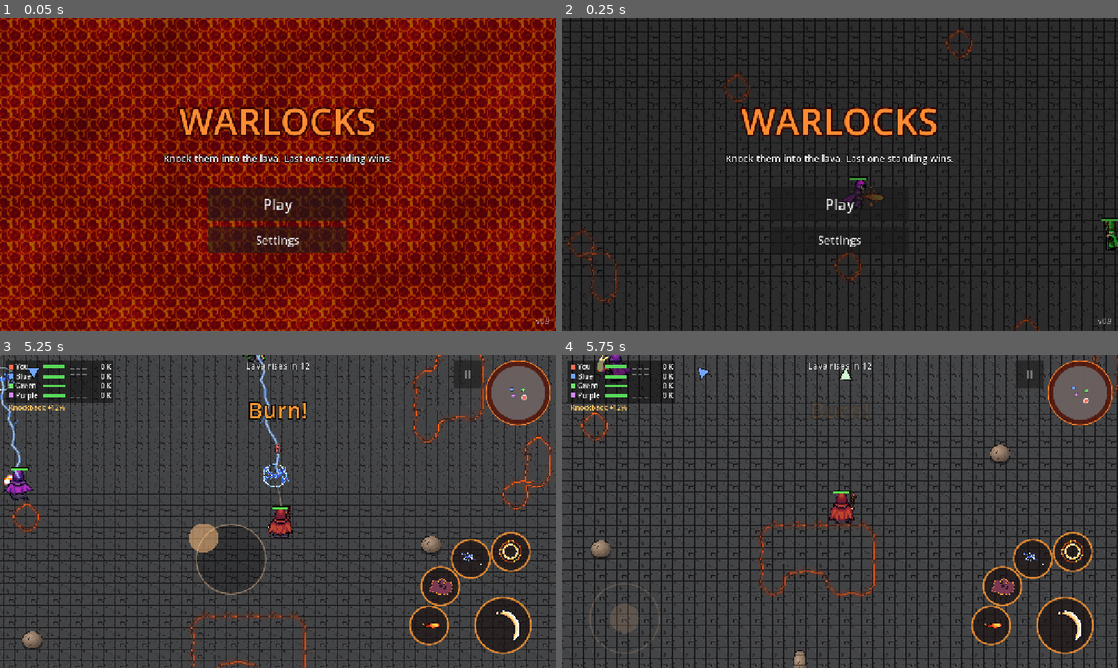
Above: before the commit, frames 1-4 (two rows, left to right).
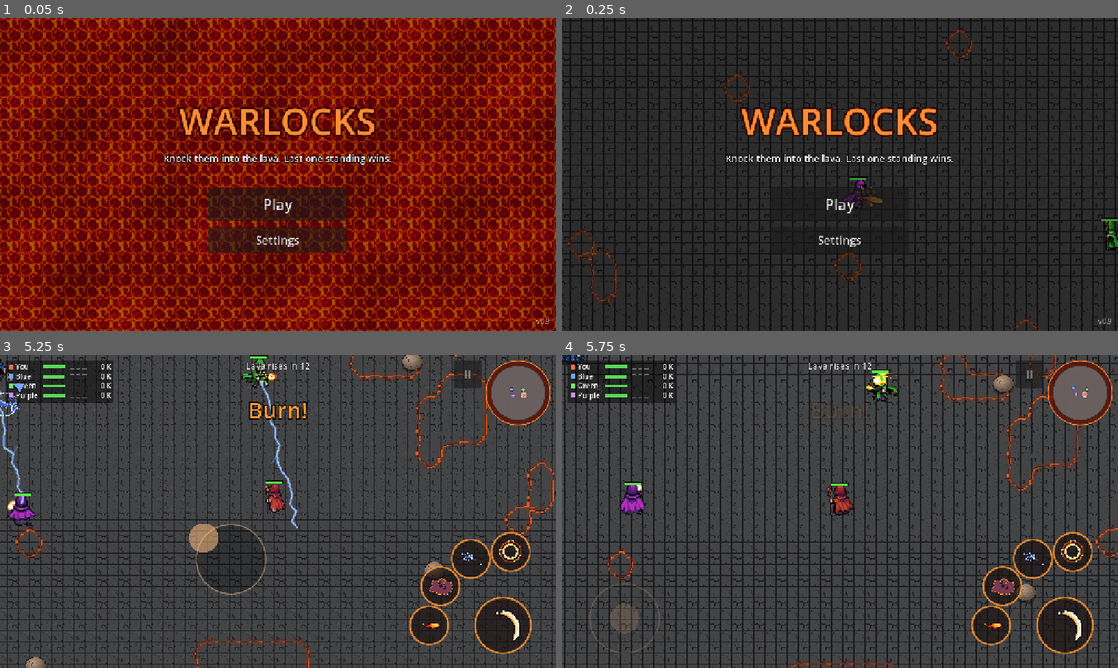
Above: after the commit, the same moments.

Repository: MariosToump/warlocks_on_android
Game: Godot game, scene res://scenes/game.tscn
Same seed, same stepped clock (60 frames per second), same inputs: the game is played once before the commit and once after it.
Inputs (mouse positions are in pixels of both pictures, inside the frame that each line leads up to):
- Up to frame 1 (0.05 s): no input
- Up to frame 2 (0.25 s): no input
- Up to frame 3 (5.25 s): click "Play" at 0.5 s; tap Enter at 1.25 s; move the mouse to (400, 495) at 1.27 s; hold D (move_right) 1.28-2 s; hold A (attack) 1.28-2 s; click (400, 495) at 1.42 s; click "II" at 2 s; click "Restart match" at 2.75 s; tap Space at 3.5 s; drag from (166, 527) to (250, 574) at 3.52 s; move the mouse to (333, 442) at 4.27 s; hold D (move_right) 4.28-5 s; hold A (attack) 4.28-5 s; tap Down (cam_down) at 4.35 s; drag from (250, 574) to (111, 464) at 5.02 s
- Up to frame 4 (5.75 s): no input

Frame 1 is identical in both runs. In frame 2, less than 0.1% of the frame differs, in the area x 52-58%, y 54-60%; in frame 3, 29%; in frame 4, 36%, in the area x 0-100%, y 0-100%.

Commit message:
AI: weighted-random choice, reaction / aim / lead noise, hesitation
Co-Authored-By: Claude Opus 5.5 <noreply@anthropic.com>

Diff:
--- a/ai/profiles/easy.tres
+++ b/ai/profiles/easy.tres
@@ -11,3 +11,7 @@
 dodge_chance = 0.3
 shield_reflect_chance = 0.1
 cast_pause = 1.0
+choice_spread = 0.3
+reaction_jitter = 0.4
+lead_jitter = 0.35
+hesitate_chance = 0.12
--- a/ai/profiles/hard.tres
+++ b/ai/profiles/hard.tres
@@ -11,3 +11,7 @@
 dodge_chance = 0.9
 shield_reflect_chance = 0.85
 cast_pause = 0.1
+choice_spread = 0.12
+reaction_jitter = 0.25
+lead_jitter = 0.35
+hesitate_chance = 0.03
--- a/ai/profiles/normal.tres
+++ b/ai/profiles/normal.tres
@@ -11,3 +11,7 @@
 dodge_chance = 0.65
 shield_reflect_chance = 0.4
 cast_pause = 0.4
+choice_spread = 0.2
+reaction_jitter = 0.35
+lead_jitter = 0.35
+hesitate_chance = 0.07
--- a/scripts/ai/ai_controller.gd
+++ b/scripts/ai/ai_controller.gd
@@ -5,11 +5,13 @@
 ##
 ## Every think tick (profile.think_interval) it picks a target, scores every
 ## action for the current situation, multiplies each score by the
-## personality's weight and runs the best one. Cast actions fire once;
+## personality's weight and runs one of the near-best (weighted-random, v0.10). Cast actions fire once;
 ## movement actions set a goal that is followed every physics frame.
 
 ## Every action has _score_<name>() -> float and _do_<name>() -> void.
 const ACTIONS := ["dodge", "recover", "shield", "reposition", "fireball", "lightning", "staff", "blink_in", "homing", "rockwall"]
+## Actions that attack (held back by hesitation, the opening watch, moods).
+const ATTACKS := ["fireball", "lightning", "staff", "blink_in", "homing"]
 ## Bonus for sticking with the current action / target (stops jitter).
 const KEEP_ACTION_BONUS := 0.1
 const KEEP_TARGET_BONUS := 80.0
@@ -125,23 +127,49 @@
 		var w := instance_from_id(id) as Wizard
 		if w == null or not w.is_casting():
 			_cast_rolls.erase(id)
-	var best := ""
-	var best_score := -INF
+	var scores := {}
 	for action in ACTIONS:
 		var s: float = call("_score_" + action) * personality.weight(action)
 		if s <= 0.0:
 			continue
-		s += randf() * 0.05
 		if action == current_action:
 			s += KEEP_ACTION_BONUS
-		if s > best_score:
-			best_score = s
-			best = action
+		scores[action] = s
+	var best := _choose(scores)
+	if best in ATTACKS and randf() < profile.hesitate_chance:
+		best = "" # a moment's hesitation: keep walking, don't attack yet
 	current_action = best
 	if best != "staff" and wizard.attack_target != null:
 		wizard.attack(null) # stop chasing with the staff
 	if best != "":
 		call("_do_" + best)
+
+
+## Weighted-random pick among the actions scoring within
+## profile.choice_spread of the best (the best stays the most likely).
+## Getting off lava is never left to chance.
+func _choose(scores: Dictionary) -> String:
+	var best := ""
+	var best_s := -INF
+	for a in scores:
+		if scores[a] > best_s:
+			best_s = scores[a]
+			best = a
+	if best == "" or best == "recover":
+		return best
+	var cut := best_s * (1.0 - profile.choice_spread)
+	var pool := {}
+	var total := 0.0
+	for a in scores:
+		if scores[a] >= cut:
+			pool[a] = scores[a] - cut + 0.02 * best_s
+			total += pool[a]
+	var r := randf() * total
+	for a in pool:
+		r -= pool[a]
+		if r <= 0.0:
+			return a
+	return best
 
 
 ## Nearest living enemy, preferring hurt ones and ones standing near lava.
@@ -403,7 +431,7 @@
 	var out: Array[Projectile] = []
 	for n in get_tree().get_nodes_in_group("projectiles"):
 		var p := n as Projectile
-		if p and p.caster != wizard and p.age >= profile.reaction_delay:
+		if p and p.caster != wizard and p.age >= _roll(p)[2]:
 			out.append(p)
 	return out
 
@@ -431,7 +459,8 @@
 	return best
 
 
-## [tries to dodge, would shield] for projectile `p`, rolled once each.
+## [tries to dodge, would shield, reaction time] for projectile `p`, rolled
+## once each (the reaction varies: sometimes quick, sometimes slow).
 func _roll(p: Projectile) -> Array:
 	var id := p.get_instance_id()
 	if not _rolls.has(id):
@@ -439,7 +468,9 @@
 			for old in _rolls.keys():
 				if not is_instance_id_valid(old):
 					_rolls.erase(old)
-		_rolls[id] = [randf() < profile.dodge_chance, randf() < profile.shield_reflect_chance]
+		var j := profile.reaction_jitter
+		_rolls[id] = [randf() < profile.dodge_chance, randf() < profile.shield_reflect_chance,
+			profile.reaction_delay * randf_range(1.0 - j, 1.0 + 2.0 * j)]
 	return _rolls[id]
 
 
@@ -519,15 +550,18 @@
 	return pos + to_centre * look
 
 
-## Where to aim at `w` for a projectile of `speed`: leads by the profile's
-## lead_amount, then adds random aim error.
+## Where to aim at `w` for a projectile of `speed`: leads by about the
+## profile's lead_amount (rolled per cast, sometimes too much), then adds a
+## bell-curve aim error (mostly close, now and then properly wide).
 func _aim_at(w: Wizard, speed: float) -> Vector2:
 	var from := wizard.global_position
 	var at := w.global_position
-	if speed > 0.0 and profile.lead_amount > 0.0:
+	if speed > 0.0:
+		var lead := clampf(profile.lead_amount + randf_range(-profile.lead_jitter, profile.lead_jitter), 0.0, 1.2)
 		var t := from.distance_to(at) / speed
-		at += w.velocity * t * profile.lead_amount
-	var err := deg_to_rad(randf_range(-profile.aim_error_deg, profile.aim_error_deg))
+		at += w.velocity * t * lead
+	var a := profile.aim_error_deg
+	var err := deg_to_rad(clampf(randfn(0.0, a * 0.6), -2.0 * a, 2.0 * a))
 	return from + (at - from).rotated(err)
 
 
--- a/scripts/ai/ai_profile.gd
+++ b/scripts/ai/ai_profile.gd
@@ -17,3 +17,13 @@
 @export_range(0.0, 1.0) var shield_reflect_chance := 0.4
 ## Extra wait after any cast before the next one.
 @export var cast_pause := 0.4
+## v0.10 human noise.
+## 0..1: actions scoring within this fraction of the best are all candidates
+## (weighted-random pick); 0 = always the top score.
+@export_range(0.0, 1.0) var choice_spread := 0.2
+## Reaction to each projectile is reaction_delay x [1 - j, 1 + 2j], rolled once.
+@export_range(0.0, 1.0) var reaction_jitter := 0.35
+## Lead is rolled per cast as lead_amount +/- this (0..1.2: sometimes too much).
+@export var lead_jitter := 0.35
+## Chance per think to hold back an attack for one think (a human hesitating).
+@export_range(0.0, 1.0) var hesitate_chance := 0.07
--- /dev/null
+++ b/tools/test_ai_human.gd
@@ -0,0 +1,166 @@
+extends SceneTree
+## Smarter-bot tests (v0.10): weighted choice, human noise, moods, the opening
+## watch, the memory of seen casts, opportunity and the personalities.
+##   godot --headless --path . -s tools/test_ai_human.gd
+## Same setup as test_ai.gd: passive bots, each test gives one an AIController.
+
+const PERS := {
+	"brawler": preload("res://ai/personalities/brawler.tres"),
+	"caster": preload("res://ai/personalities/caster.tres"),
+	"trickster": preload("res://ai/personalities/trickster.tres"),
+}
+const PROF := {
+	"easy": preload("res://ai/profiles/easy.tres"),
+	"normal": preload("res://ai/profiles/normal.tres"),
+	"hard": preload("res://ai/profiles/hard.tres"),
+}
+
+var game: Node
+var player: Wizard
+var blue: Wizard
+var green: Wizard
+var purple: Wizard
+var arena: Arena
+var c: Vector2
+var failures := 0
+
+
+func _init() -> void:
+	game = load("res://scenes/game.tscn").instantiate()
+	game.bot_ai = false
+	game.shrink_arena = false
+	game.rounds = false
+	game.get_node("Arena").platform_radius_tiles = 38.0
+	game.apply_settings = false
+	game.title_screen = false
+	root.add_child(game)
+	_run.call_deferred()
+
+
+func _run() -> void:
+	await _frames(5)
+	arena = game.get_node("Arena")
+	player = game.get_node("Wizards/Player")
+	blue = game.get_node("Wizards/BotBlue")
+	green = game.get_node("Wizards/BotGreen")
+	purple = game.get_node("Wizards/BotPurple")
+	c = arena.get_center()
+	player.get_node("PlayerController").process_mode = Node.PROCESS_MODE_DISABLED
+
+	# Task 1: weighted choice + noise
+	_test_weighted_choice()
+	_test_reaction_jitter()
+	_test_aim_noise()
+
+	print("TEST %s (%d failures)" % ["PASSED" if failures == 0 else "FAILED", failures])
+	quit(1 if failures else 0)
+
+
+# --- Task 1 ------------------------------------------------------------------
+
+func _test_weighted_choice() -> void:
+	print("weighted choice")
+	var ai := _make_bot(blue, "caster", "normal")
+	var n := {"a": 0, "b": 0, "c": 0}
+	for i in 400:
+		n[ai._choose({"a": 1.0, "b": 0.9, "c": 0.5})] += 1
+	_check(n["a"] > 0 and n["b"] > 0, "picks both near-best actions (a %d, b %d)" % [n["a"], n["b"]])
+	_check(n["a"] > n["b"], "the best one more often")
+	_check(n["c"] == 0, "never one far below the best (%d)" % n["c"])
+	var all_recover := true
+	for i in 200:
+		if ai._choose({"recover": 2.5, "dodge": 2.4}) != "recover":
+			all_recover = false
+	_check(all_recover, "recover is never randomized away")
+	_check(ai._choose({}) == "", "nothing to do -> empty")
+	_remove_bot(ai)
+
+
+func _test_reaction_jitter() -> void:
+	print("reaction jitter")
+	var ai := _make_bot(blue, "caster", "normal")
+	var lo := INF
+	var hi := -INF
+	var ok := true
+	var base: float = PROF["normal"].reaction_delay
+	for i in 200:
+		var p := Projectile.new()
+		var r: float = ai._roll(p)[2]
+		lo = minf(lo, r)
+		hi = maxf(hi, r)
+		if r < base * 0.65 - 0.001 or r > base * 1.7 + 0.001:
+			ok = false
+		p.free()
+	_check(ok, "reaction within [%.3f, %.3f] (got %.3f..%.3f)" % [base * 0.65, base * 1.7, lo, hi])
+	_check(hi - lo > 0.1, "reaction really varies (spread %.3f)" % (hi - lo))
+	_remove_bot(ai)
+
+
+func _test_aim_noise() -> void:
+	print("aim noise")
+	_park_all()
+	var ai := _make_bot(blue, "caster", "normal")
+	_place(blue, c)
+	_place(green, c + Vector2(300, 0))
+	var err_max: float = PROF["normal"].aim_error_deg
+	var inside := 0
+	var wide := 0
+	var ok := true
+	for i in 300:
+		var at := ai._aim_at(green, 0.0)
+		var e := absf(rad_to_deg((at - blue.global_position).angle_to(green.global_position - blue.global_position)))
+		if e > err_max * 2.0 + 0.01:
+			ok = false
+		if e <= err_max * 0.6:
+			inside += 1
+		if e > err_max:
+			wide += 1
+	_check(ok, "aim error within +/- 2x aim_error_deg")
+	_check(inside > 150, "most shots near the middle (%d/300 within 0.6x)" % inside)
+	# Bell curve, not a flat spread: now and then a shot goes properly wide.
+	_check(wide >= 8 and wide <= 60, "a few shots wider than aim_error_deg (%d/300)" % wide)
+	_remove_bot(ai)
+
+
+# --- helpers -----------------------------------------------------------------
+
+func _make_bot(w: Wizard, pers: String, prof: String) -> AIController:
+	var ai := AIController.new()
+	ai.personality = PERS[pers]
+	ai.profile = PROF[prof]
+	w.add_child(ai)
+	return ai
+
+
+func _remove_bot(ai: AIController) -> void:
+	var w := ai.wizard
+	ai.queue_free()
+	w.move_target = null
+	w.move_dir = Vector2.ZERO
+	w.attack(null)
+
+
+func _park_all() -> void:
+	for p in get_nodes_in_group("projectiles"):
+		p.queue_free()
+	var spots := [Vector2(-900, -300), Vector2(-900, 300), Vector2(-600, -700), Vector2(-600, 700)]
+	var all := [player, blue, green, purple]
+	for i in all.size():
+		_place(all[i], c + spots[i])
+		for s in all[i].get_node("Spells").get_children():
+			(s as Spell).cooldown_left = 0.0
+
+
+func _place(w: Wizard, at: Vector2) -> void:
+	w.reset(at)
+
+
+func _check(ok: bool, what: String) -> void:
+	print(("  ok   " if ok else "  FAIL ") + what)
+	if not ok:
+		failures += 1
+
+
+func _frames(n: int) -> void:
+	for i in n:
+		await physics_frame
